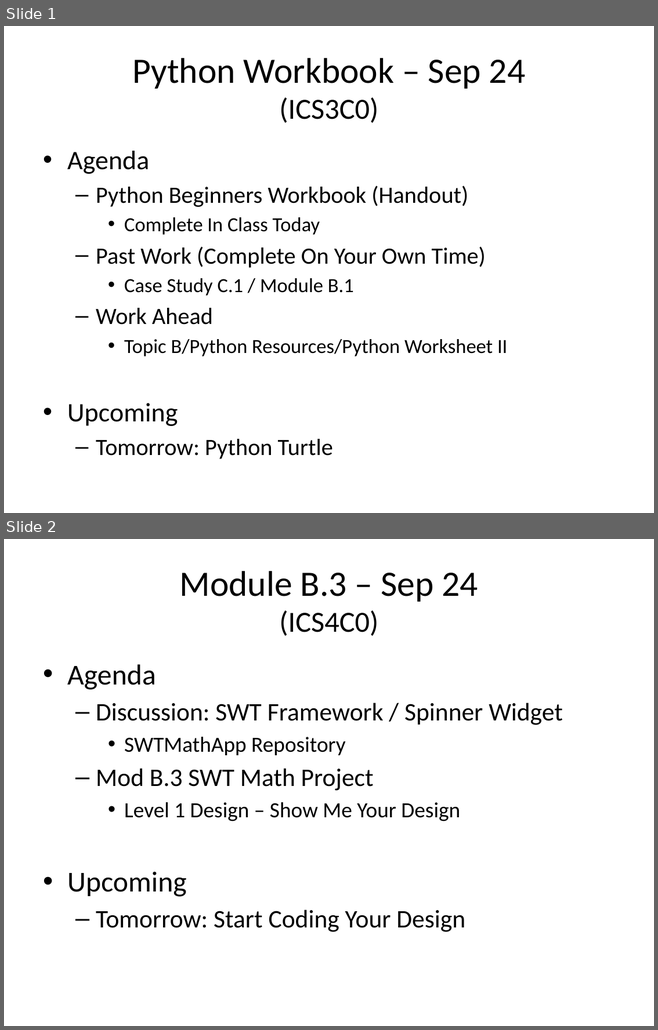
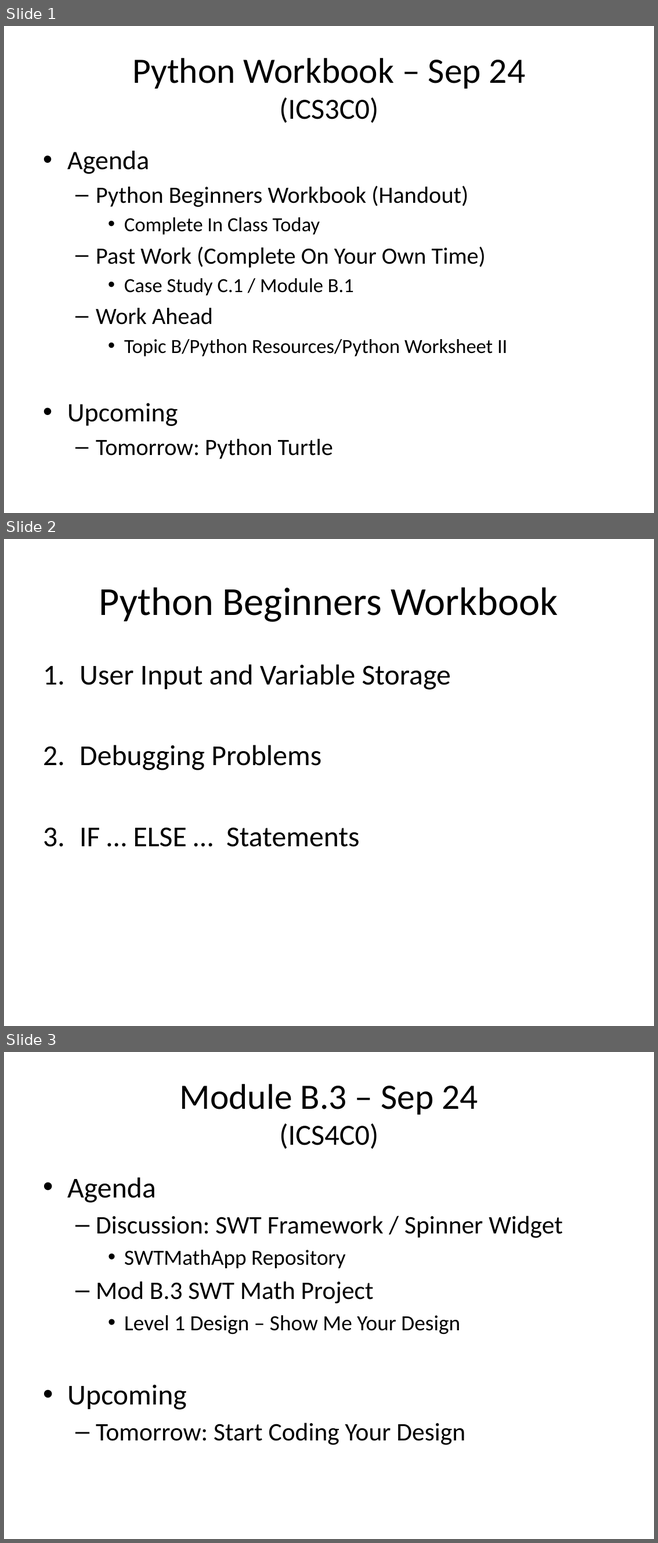
Before and after one commit to Greg5519/Old3C, a slide deck: Daily Agendas/Day4.1_PythonWorkbook.pptx. Shown one above the other, each under a label of ours: slides 1 and 2 before the commit, slides 1, 2 and 3 after it. The pictures are 658x1030 and 658x1543 pixels, drawn with LibreOffice and Linux fonts; fonts in the diff are those of the drawing. Boxes give left, top, right and bottom in pixels: in the first picture for what was removed or moved away, otherwise in the second. Text is boxed around its words. In the diff, an @@ line names an element or a change of style, - is before the commit and + after.

Commit message:
209 eod

```diff
--- a/Daily Agendas/Day4.1_PythonWorkbook.pptx
+++ b/Daily Agendas/Day4.1_PythonWorkbook.pptx
@@ slide 2 added at (4,539,654,1026), background #FFFFFF @@
@@ title added at (99,587,558,622), 44 pt, text #000000 @@
+Python Beginners Workbook
@@ text added at (79,664,451,847), 32 pt, text #000000 @@
+1. User Input and Variable Storage
+2. Debugging Problems
+3. IF … ELSE … Statements
@@ what was slide 2 is now slide 3 @@
```
